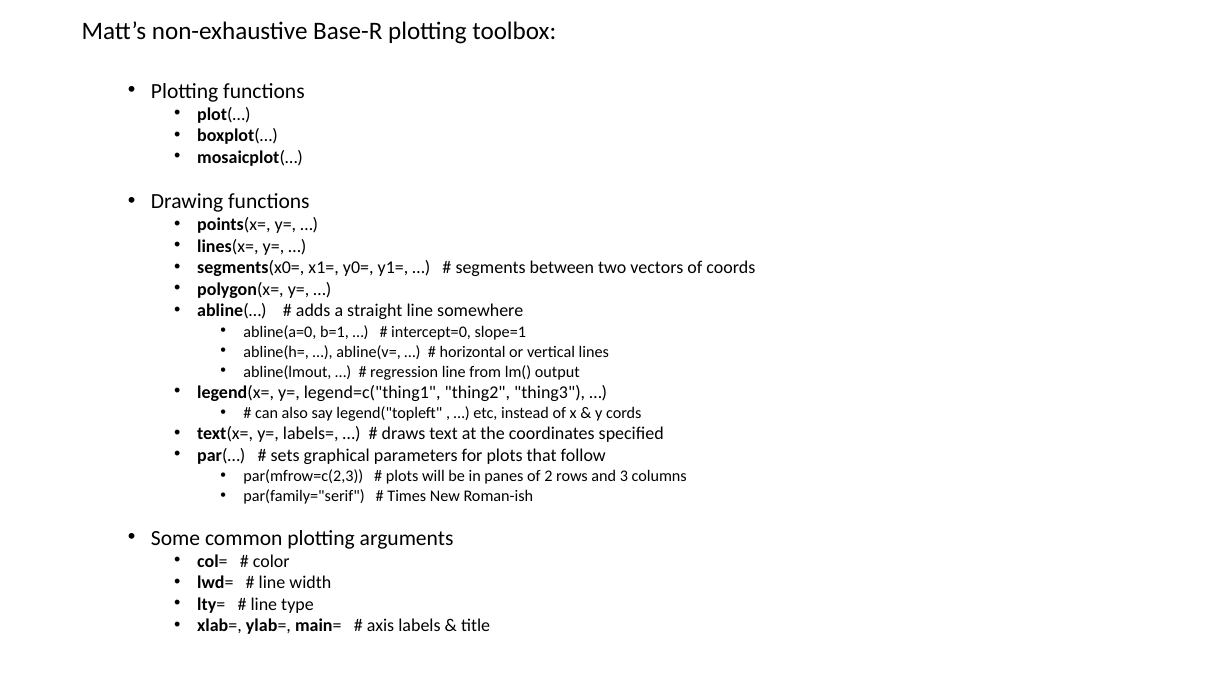
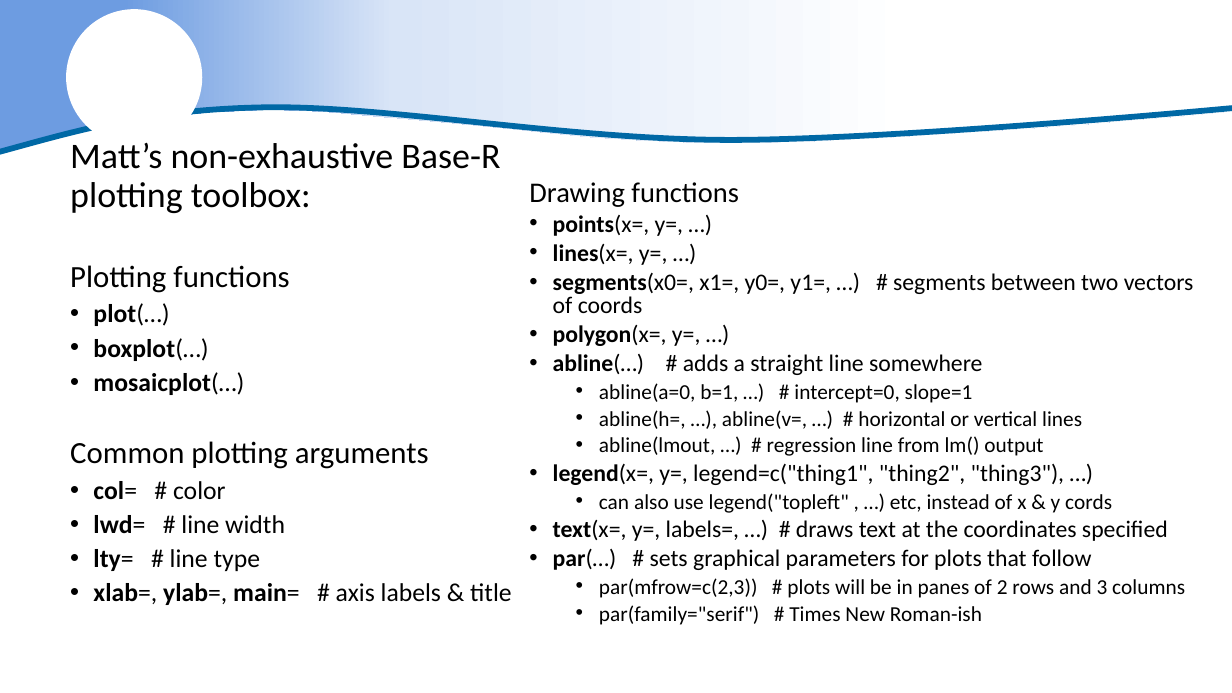
Before and after one commit to justinpriest/ADFG_R_Intro_Workshop, a slide deck: slide 7 of presentations/7 - Amazing Charts & How to Make Them.pptx (slide 9 before the commit). Drawn at 1232x693 pixels with LibreOffice and Linux fonts; fonts in the diff are those of the drawing; background and template pictures are left out. Boxes give left, top, right and bottom in pixels: in the first picture for what was removed or moved away, otherwise in the second. Text is boxed around its words. In the diff, an @@ line names an element or a change of style, - is before the commit and + after.

Commit message:
powerpoint fixes better wording in tutorial 3 intro

```diff
--- a/presentations/7 - Amazing Charts & How to Make Them.pptx
+++ b/presentations/7 - Amazing Charts & How to Make Them.pptx
@@ freeform shape added at [0,0,1232,152], fill gradient #6D9CE1 to #D9E5F7 to #FFFFFF @@
@@ ellipse added at [67,9,202,145], fill #FFFFFF @@
@@ freeform shape added at [0,107,1232,152], outline #DAE3F3 4.5 pt @@
@@ text "Matt’s non-exhaustive Base-R plotting toolbox:": place and size @@
-text "Matt’s non-exhaustive Base-R plotting toolbox:" at [82,21,755,634]
+text "Matt’s non-exhaustive Base-R plotting toolbox:" at [70,142,512,605]
@@ text at [70,142,512,605]: size 19.6 to 28 pt in "Matt’s non-exhaustive Base-R plotting toolbox:"; size 16.8 to 24 pt in "Plotting functions"; size 14 to 20 pt in "plot(…)", "boxplot(…)", "mosaicplot(…)", "col= # color" and 3 more places; line spacing 0.7 to 0.9; bullet • to none; indent changed @@
@@ text added at [529,182,1194,625], 18.5 pt, text #000000 @@
+  Drawing functions
+    • points(x=, y=, …)
+    • lines(x=, y=, …)
+    • segments(x0=, x1=, y0=, y1=, …) # segments between two vectors of coords
+    • polygon(x=, y=, …)
+    • abline(…) # adds a straight line somewhere
+        • abline(a=0, b=1, …) # intercept=0, slope=1
+        • abline(h=, …), abline(v=, …) # horizontal or vertical lines
+        • abline(lmout, …) # regression line from lm() output
+    • legend(x=, y=, legend=c("thing1", "thing2", "thing3"), …)
+        • can also use legend("topleft" , …) etc, instead of x & y cords
+    • text(x=, y=, labels=, …) # draws text at the coordinates specified
+    • par(…) # sets graphical parameters for plots that follow
+        • par(mfrow=c(2,3)) # plots will be in panes of 2 rows and 3 columns
+        • par(family="serif") # Times New Roman-ish
@@ text at [70,441,429,469]: text changed; size 14 to 24 pt @@
-  • Drawing functions
-    • points(x=, y=, …)
-    • lines(x=, y=, …)
-    • segments(x0=, x1=, y0=, y1=, …) # segments between two vectors of coords
-    • polygon(x=, y=, …)
-    • abline(…) # adds a straight line somewhere
-      • abline(a=0, b=1, …) # intercept=0, slope=1
-      • abline(h=, …), abline(v=, …) # horizontal or vertical lines
-      • abline(lmout, …) # regression line from lm() output
-    • legend(x=, y=, legend=c("thing1", "thing2", "thing3"), …)
-      • # can also say legend("topleft" , …) etc, instead of x & y cords
-    • text(x=, y=, labels=, …) # draws text at the coordinates specified
-    • par(…) # sets graphical parameters for plots that follow
-      • par(mfrow=c(2,3)) # plots will be in panes of 2 rows and 3 columns
-      • par(family="serif") # Times New Roman-ish
-  • Some common plotting arguments
+  Common plotting arguments
```
Also in this commit, not shown: 27 other slides changed, 2 slides removed, 8 other files.
